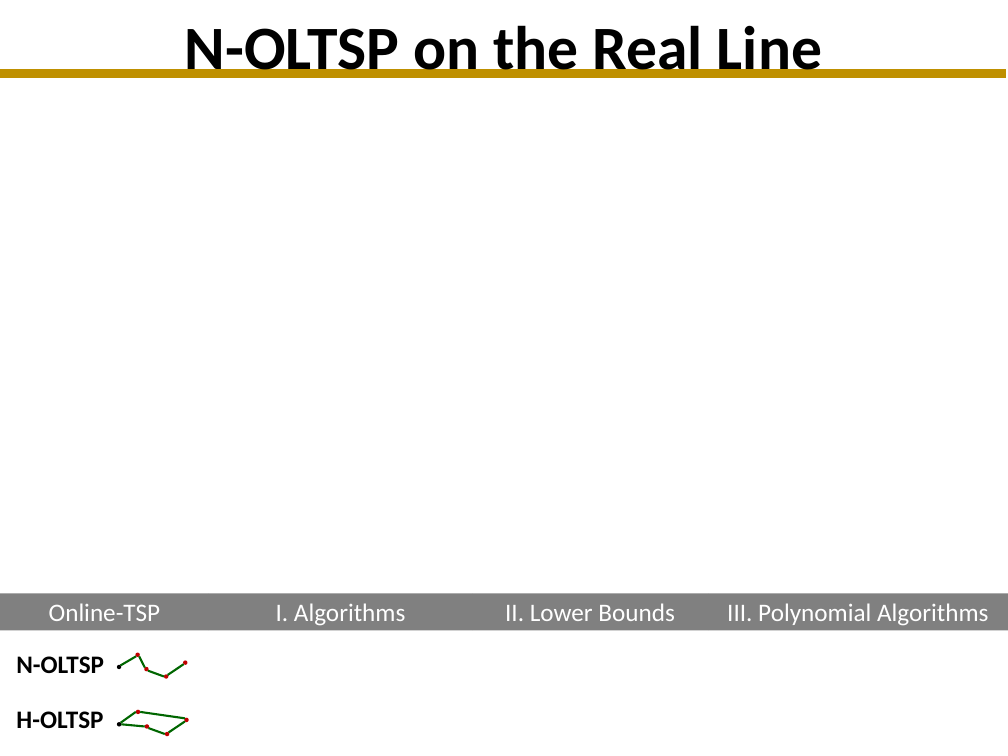
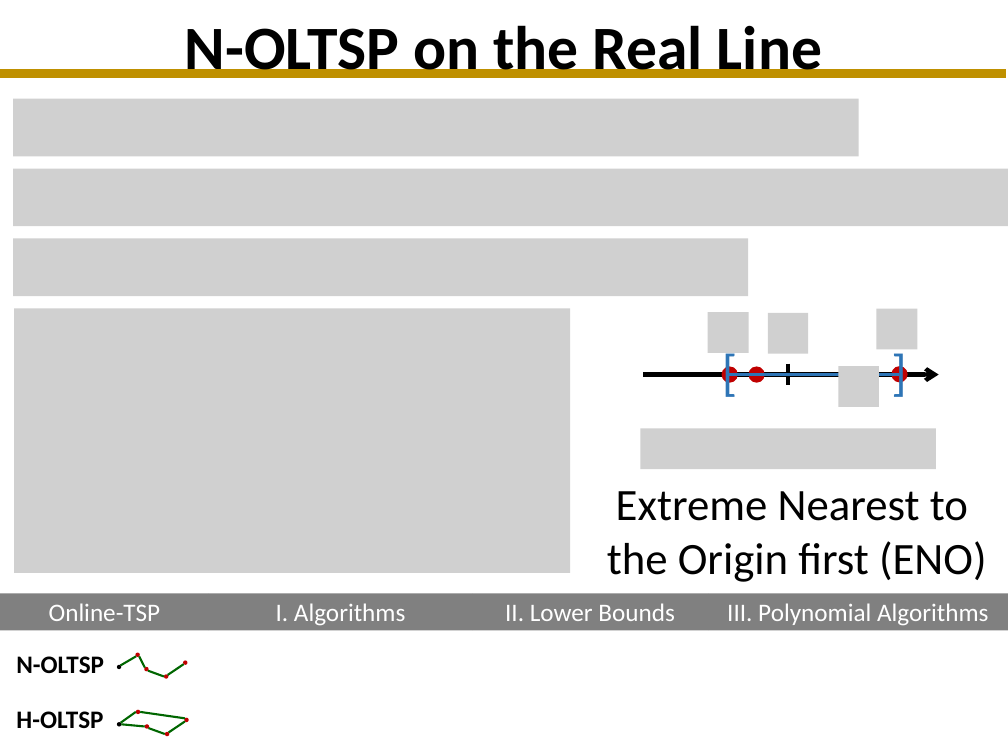
Before and after one commit to GraffL/talk-online-tsp, a slide deck: slide 21 of Präsentation43.pptx. Drawn at 1008x756 pixels with LibreOffice and Linux fonts; fonts in the diff are those of the drawing; grey boxes stand for pictures; background and template pictures are left out. Boxes give left, top, right and bottom in pixels: in the first picture for what was removed or moved away, otherwise in the second. Text is boxed around its words. In the diff, an @@ line names an element or a change of style, - is before the commit and + after.

```diff
--- a/Präsentation43.pptx
+++ b/Präsentation43.pptx
@@ picture added at box(13, 99, 859, 156) @@
@@ picture added at box(13, 168, 1008, 226) @@
@@ picture added at box(13, 239, 748, 296) @@
@@ picture added at box(14, 308, 571, 574) @@
@@ picture added at box(768, 313, 808, 354) @@
@@ group added at box(708, 308, 918, 406): 2 texts, 2 pictures, 1 line @@
+[
+]
@@ arrow added from (643, 375) to (938, 375), #000000 3 pt @@
@@ ellipse added at box(722, 366, 738, 382), fill #C00000 @@
@@ ellipse added at box(748, 366, 764, 382), fill #C00000 @@
@@ line added from (788, 364) to (788, 385), #000000 3 pt @@
@@ picture added at box(839, 366, 879, 406) @@
@@ ellipse added at box(891, 366, 907, 382), fill #C00000 @@
@@ picture added at box(640, 428, 935, 469) @@
@@ text added at box(607, 491, 987, 582), 32 pt, text #000000 @@
+Extreme Nearest to
+the Origin first (ENO)
```
Also in this commit, not shown: 2 slides added.
